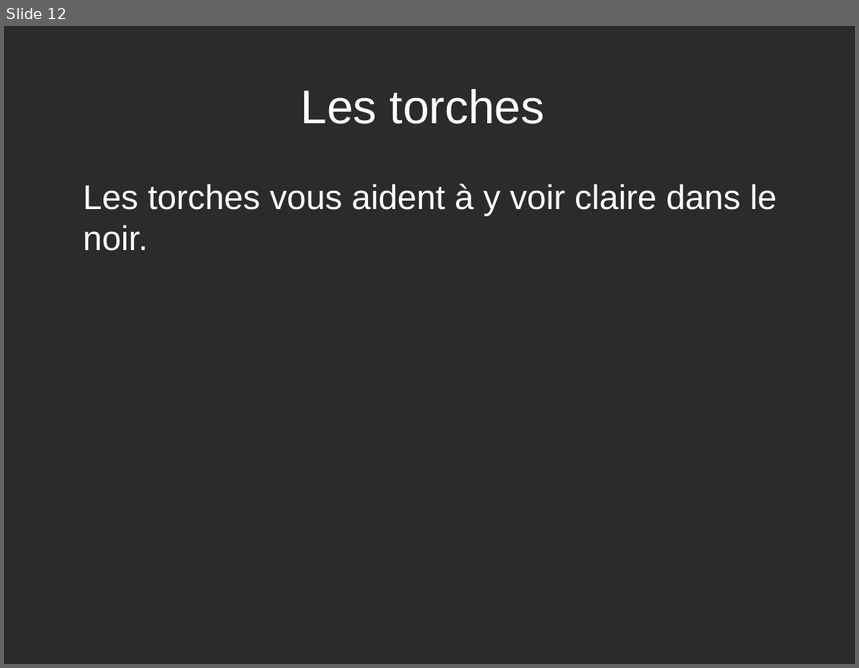
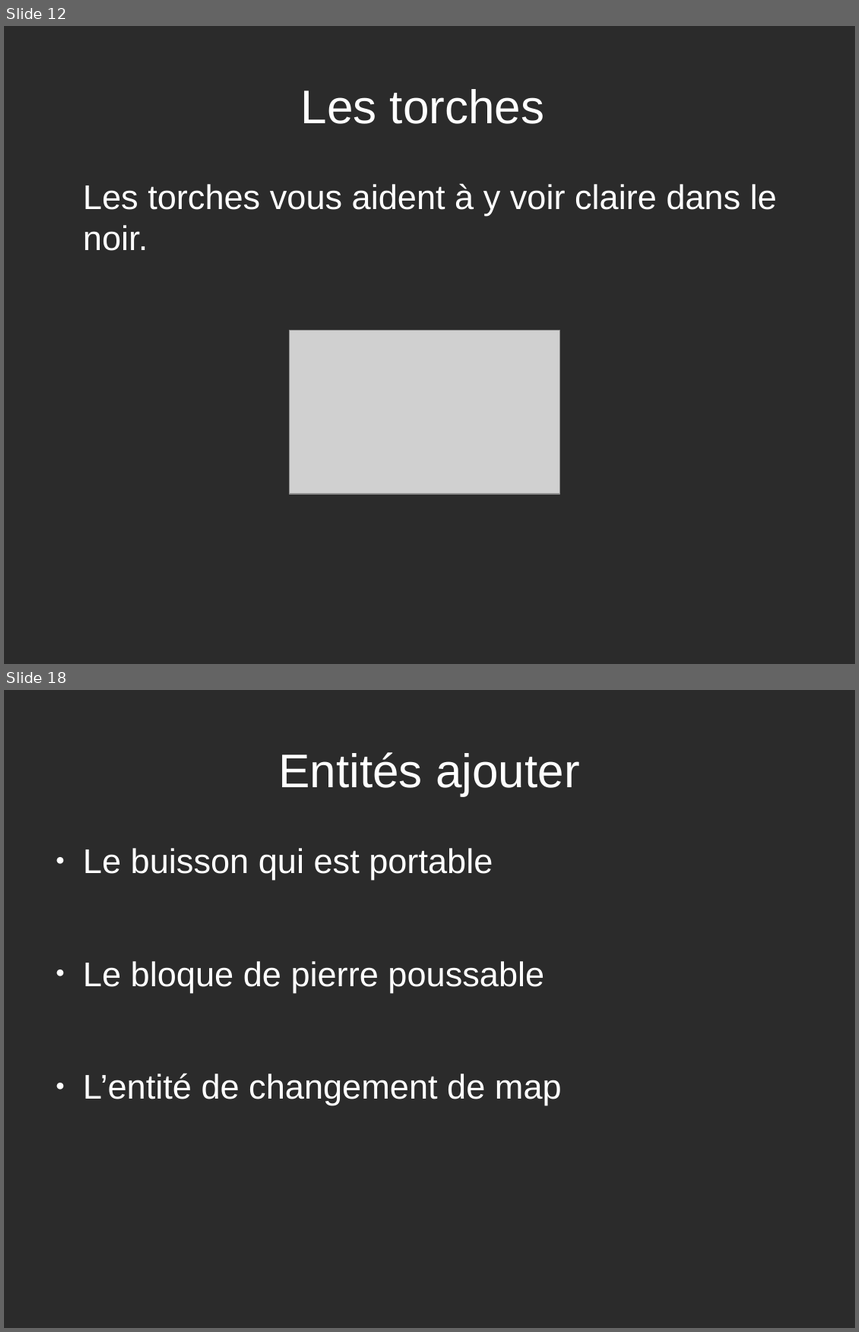
Before and after one commit to CodeurEnArbre/DoomZelda, a slide deck: Dossier/Diapo proj.odp. Shown one above the other, each under a label of ours: slide 12 before the commit, slides 12 and 18 after it; the slides between them are not shown. The pictures are 859x668 and 859x1332 pixels, drawn with LibreOffice and Linux fonts; fonts in the diff are those of the drawing; grey boxes stand for pictures; background and template pictures are left out; a plain dark background stands for a picture behind light text. Boxes give left, top, right and bottom in pixels: in the first picture for what was removed or moved away, otherwise in the second. Text is boxed around its words. In the diff, an @@ line names an element or a change of style, - is before the commit and + after.

```diff
--- a/Dossier/Diapo proj.odp
+++ b/Dossier/Diapo proj.odp
@@ slide 18 added at <box>4,690,855,1328</box>, background picture (left out) @@
@@ title added at <box>278,752,580,796</box>, 44 pt, text #FFFFFF @@
+Entités ajouter
@@ text added at <box>83,848,562,1106</box>, 32 pt, text #FFFFFF @@
+● Le buisson qui est portable
+● Le bloque de pierre poussable
+● L’entité de changement de map
@@ slide 12 changed as well @@
@@ picture added at <box>290,330,560,494</box> @@
```
Also in this commit, not shown: 7 other slides changed, 6 other slides added, 1 other file.
